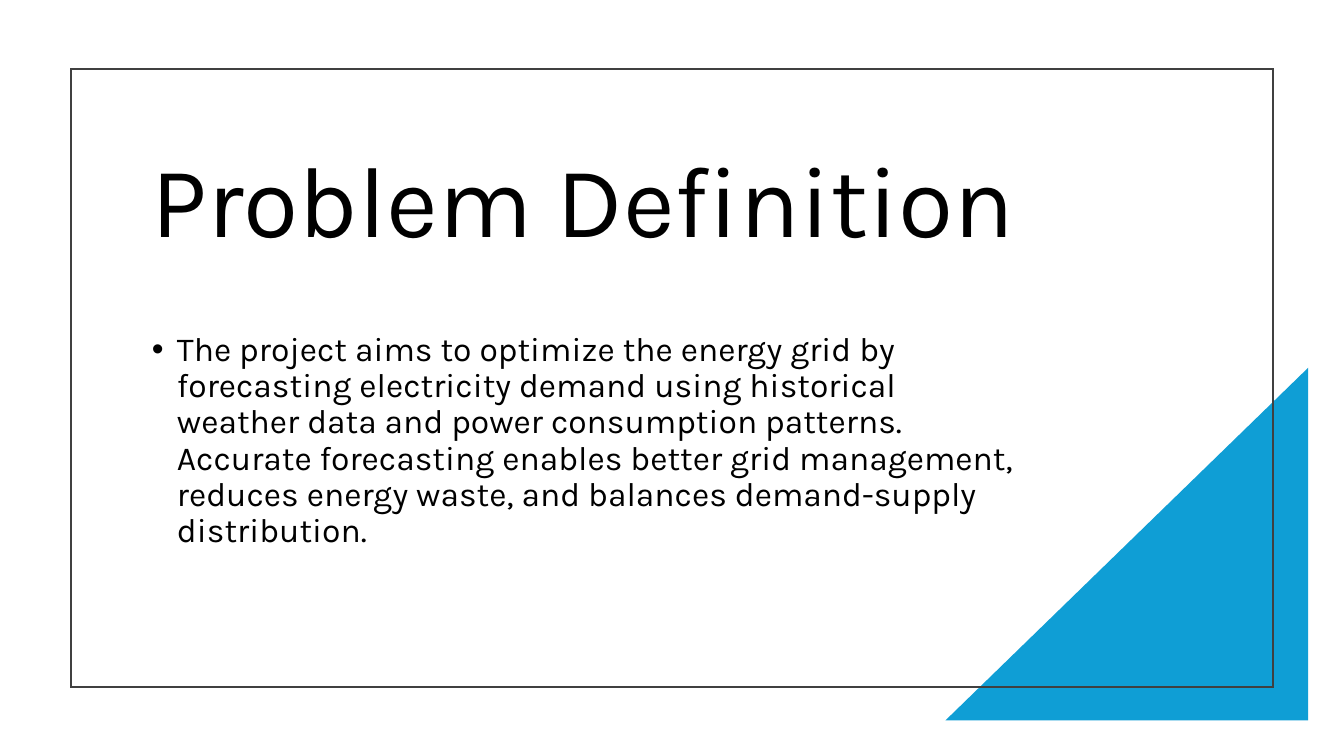
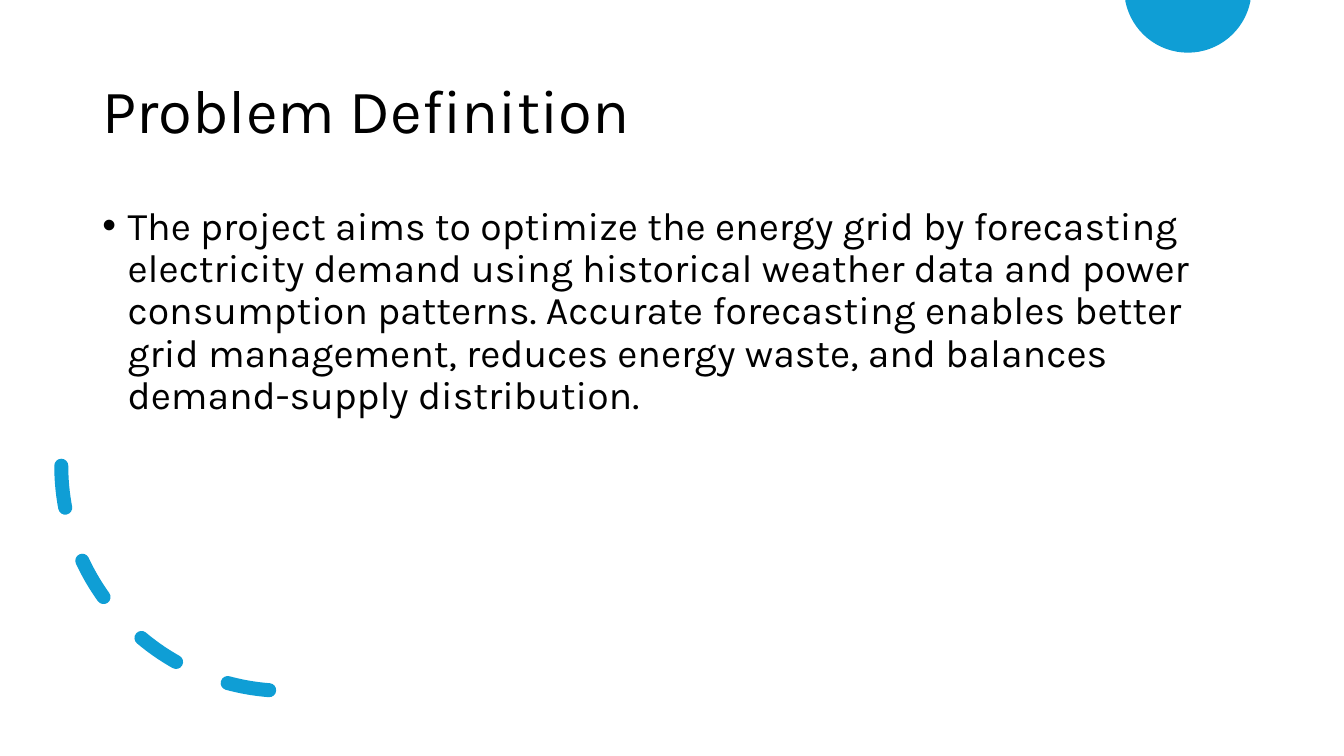
Before and after one commit to cksinghnet/Weather-Based-Grid-Optimization, a slide deck: slide 2 of DataEnggFinalProjectPPT.pptx. Drawn at 1344x756 pixels with LibreOffice and Linux fonts; fonts in the diff are those of the drawing. Boxes give left, top, right and bottom in pixels: in the first picture for what was removed or moved away, otherwise in the second. Text is boxed around its words. In the diff, an @@ line names an element or a change of style, - is before the commit and + after.

```diff
--- a/DataEnggFinalProjectPPT.pptx
+++ b/DataEnggFinalProjectPPT.pptx
@@ freeform shape added at (1125, 0, 1250, 52), fill #0F9ED5 @@
@@ title "Problem Definition": place and size @@
-title "Problem Definition" at (152, 167, 1014, 239)
+title "Problem Definition" at (102, 90, 629, 134)
@@ title "Problem Definition" at (102, 90, 629, 134): size 72 to 44 pt @@
@@ rectangle removed at (71, 69, 1273, 687) @@
@@ text "The project aims to optimize ...": place and size @@
-text "The project aims to optimize ..." at (177, 338, 1012, 543)
+text "The project aims to optimize ..." at (128, 213, 1189, 419)
@@ text "The project aims to optimize ..." at (128, 213, 1189, 419): size 24 to 28 pt @@
@@ arc (boxed as its full ellipse) added at (62, 241, 512, 692), outline #0F9ED5 10 pt dashed @@
@@ right triangle removed at (946, 368, 1309, 721) @@
```
Also in this commit, not shown: 2 other slides changed, 2 slides added, 3 slides removed.
